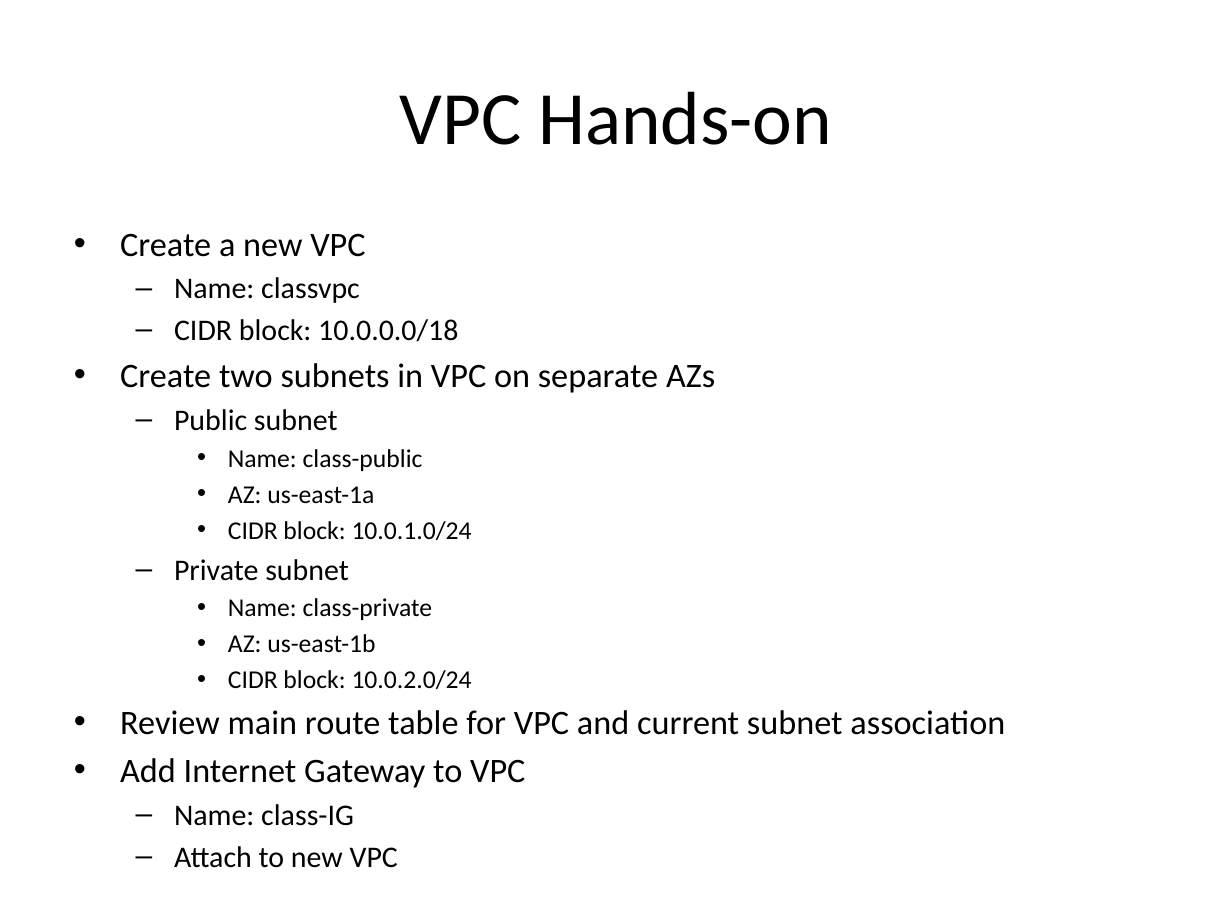
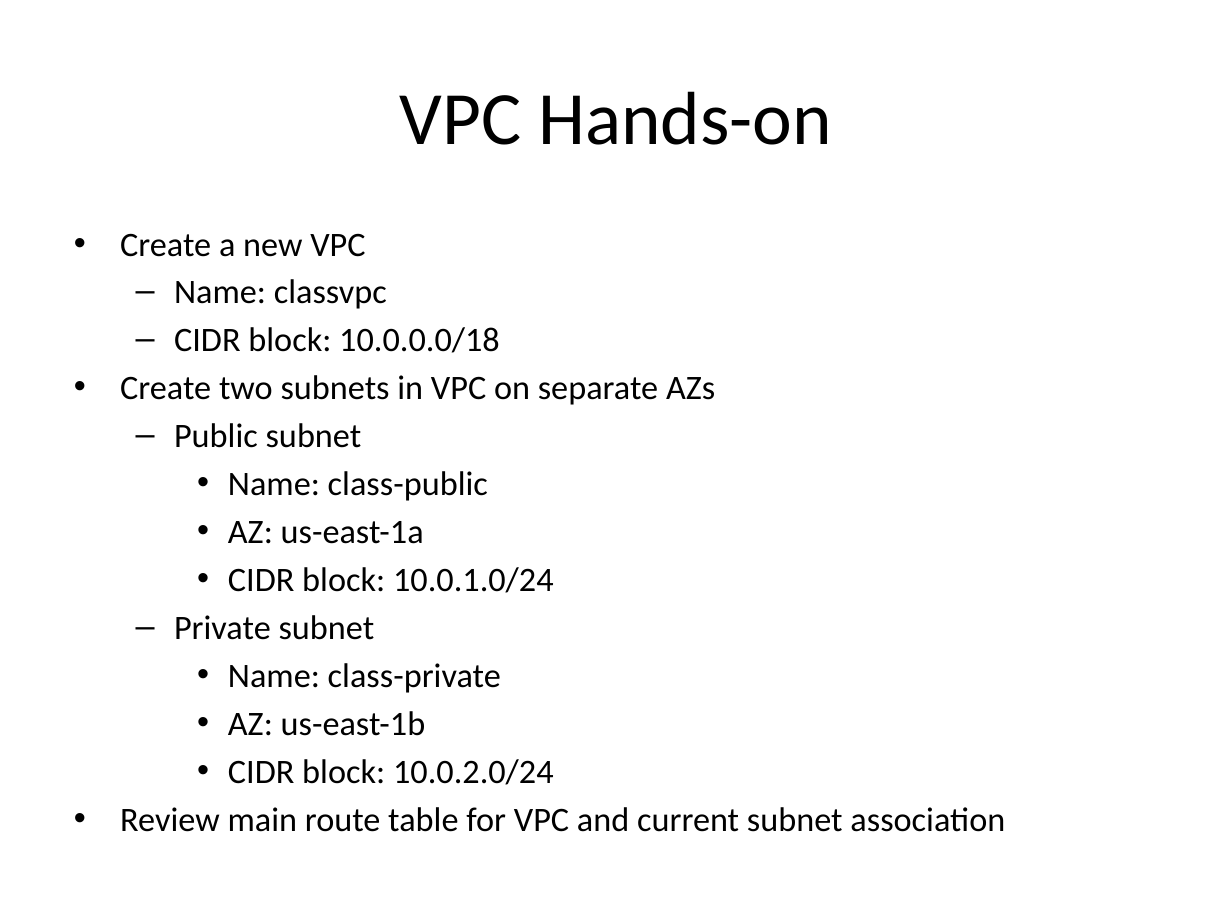
Before and after one commit to jasondbaker/infrastructure-class, a slide deck: slide 27 of infrastructure-week-5.pptx. Drawn at 1232x924 pixels with LibreOffice and Linux fonts; fonts in the diff are those of the drawing. Boxes give left, top, right and bottom in pixels: in the first picture for what was removed or moved away, otherwise in the second. Text is boxed around its words. In the diff, an @@ line names an element or a change of style, - is before the commit and + after.

```diff
--- a/infrastructure-week-5.pptx
+++ b/infrastructure-week-5.pptx
@@ text at (174,279,554,785): size 17.5 to 20 pt in "Name: classvpc", "CIDR block: 10.0.0.0/18", "Public subnet", "Private subnet"; size 15 to 20 pt in "Name: class-public", "AZ: us-east-1a", "CIDR block: 10.0.1.0/24", "Name: class-private" and 2 more places; more space between paragraphs @@
@@ text at (120,758,525,826): paragraphs removed @@
-• Add Internet Gateway to VPC
-  – Name: class-IG
-  – Attach to new VPC
```
Also in this commit, not shown: 3 other slides changed, 8 slides added, 1 other file.
